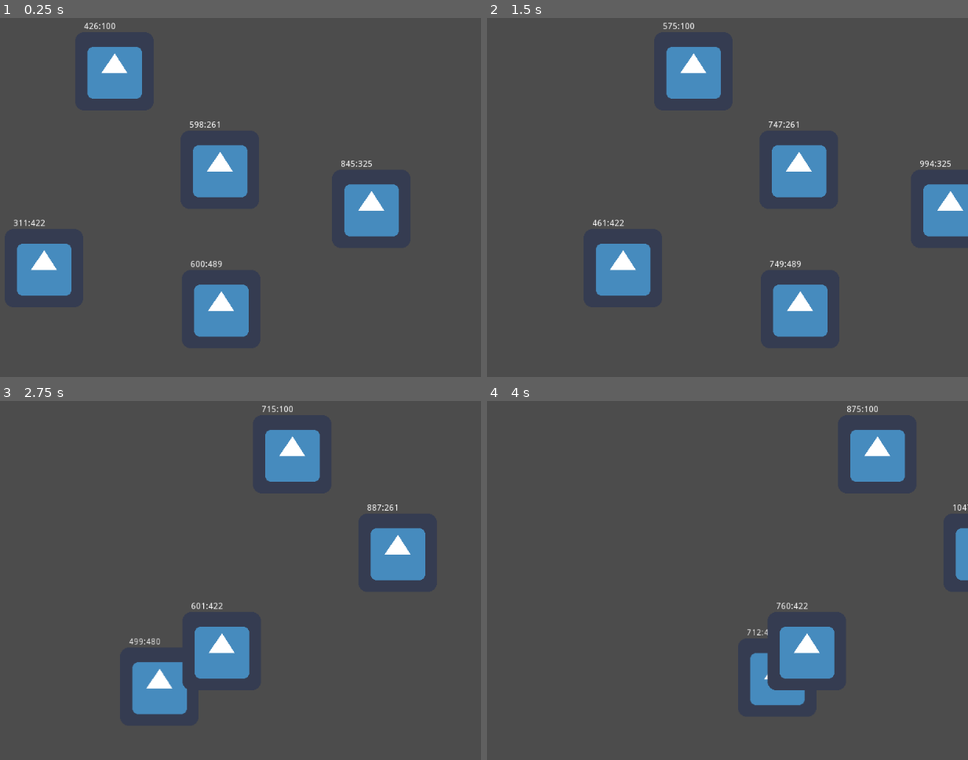
Above: before the commit, frames 1-4 (two rows, left to right).
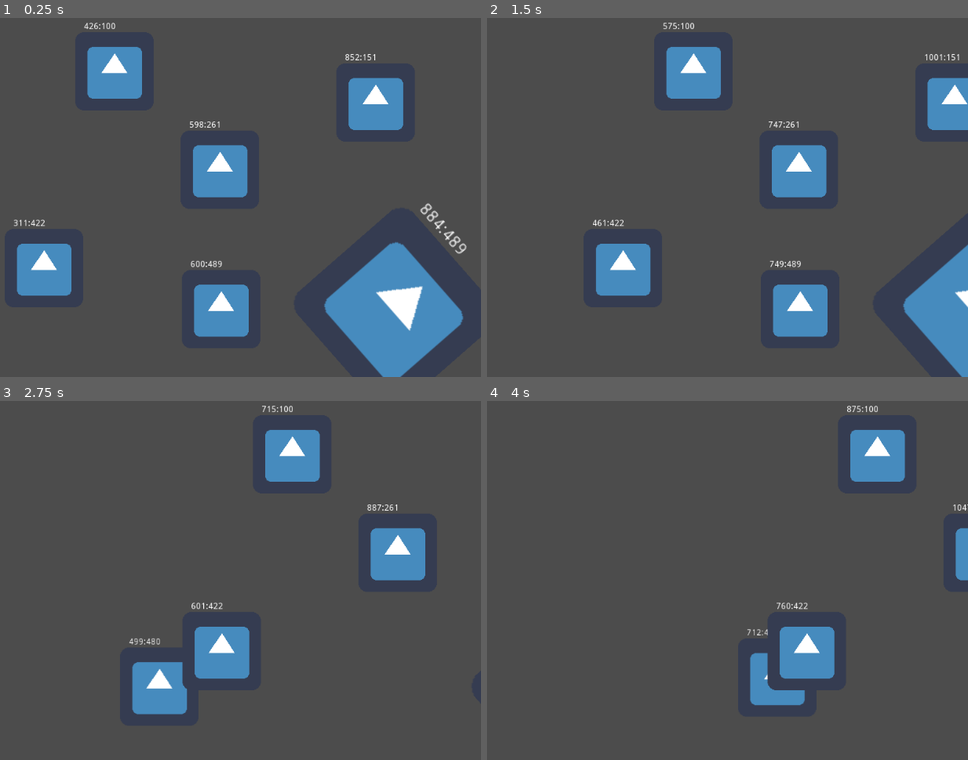
Above: after the commit, the same moments.

Repository: DoubleZZ/coursGit
Game: Godot game, scene res://Main.tscn
Two runs of this game, one before a commit and one after it. Both use one fixed random seed, a clock stepped at 60 frames per second and the inputs below. The engine's default icon, where the game draws it, is replaced by a stand-in: a white triangle on a blue panel in a dark square.
Inputs:
- Up to frame 1 (0.25 s): no input
- Up to frame 2 (1.5 s): tap Enter at 0.5 s; hold Right (ui_right) 0.53-1.28 s
- Up to frame 3 (2.75 s): tap Space at 2 s; hold Right (ui_right) from 2.03 s (still down)
- Up to frame 4 (4 s): release Right (ui_right) at 3.53 s

The runs differ from the first frame. In frame 1, 10% of the frame differs, in the area x 67-98%, y 10-100%; in frame 2, 5.5%; in frame 3, less than 0.1%; in frame 4, nothing differs.

Commit message:
encore plus de soldats

Diff:
--- a/Main.tscn
+++ b/Main.tscn
@@ -57,7 +57,7 @@
 
 [node name="Soldat 3" type="Sprite" parent="." index="3"]
 
-position = Vector2( 845, 325 )
+position = Vector2( 852, 151 )
 texture = ExtResource( 2 )
 script = ExtResource( 3 )
 _sections_unfolded = [ "Transform" ]
@@ -82,7 +82,18 @@
 bateau = 42
 vie = 11
 
-[node name="Timer" type="Timer" parent="." index="6"]
+[node name="Soldat 7" type="Sprite" parent="." index="6"]
+
+position = Vector2( 884.654, 489.225 )
+rotation = 0.85142
+scale = Vector2( 1.96715, 1.96715 )
+texture = ExtResource( 2 )
+script = ExtResource( 3 )
+_sections_unfolded = [ "Transform" ]
+bateau = 42
+vie = 11
+
+[node name="Timer" type="Timer" parent="." index="7"]
 
 process_mode = 1
 wait_time = 1.0
